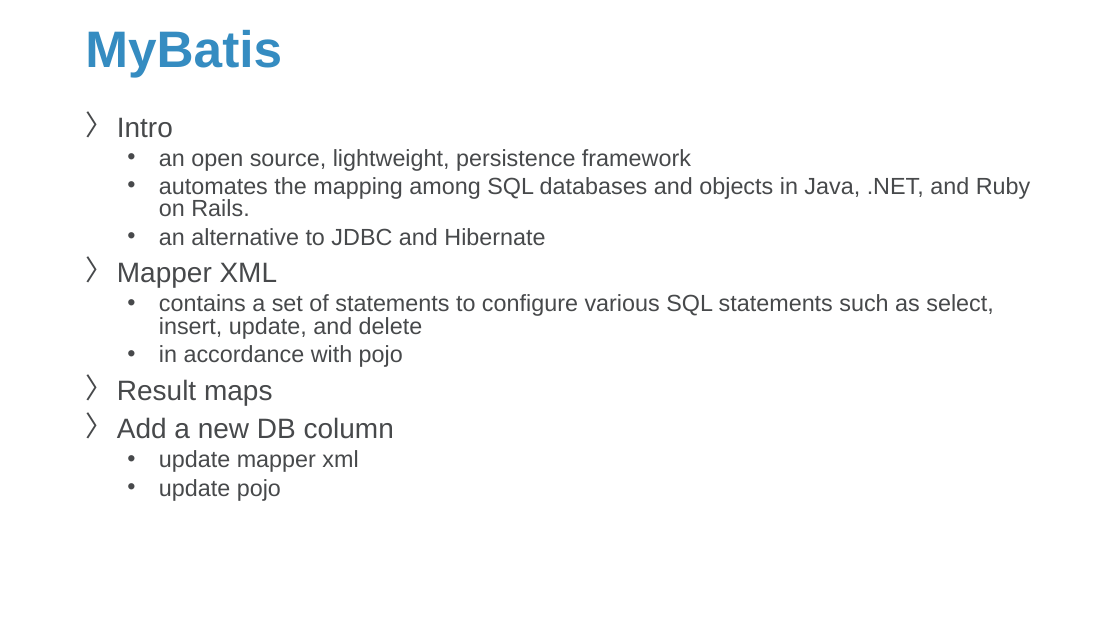
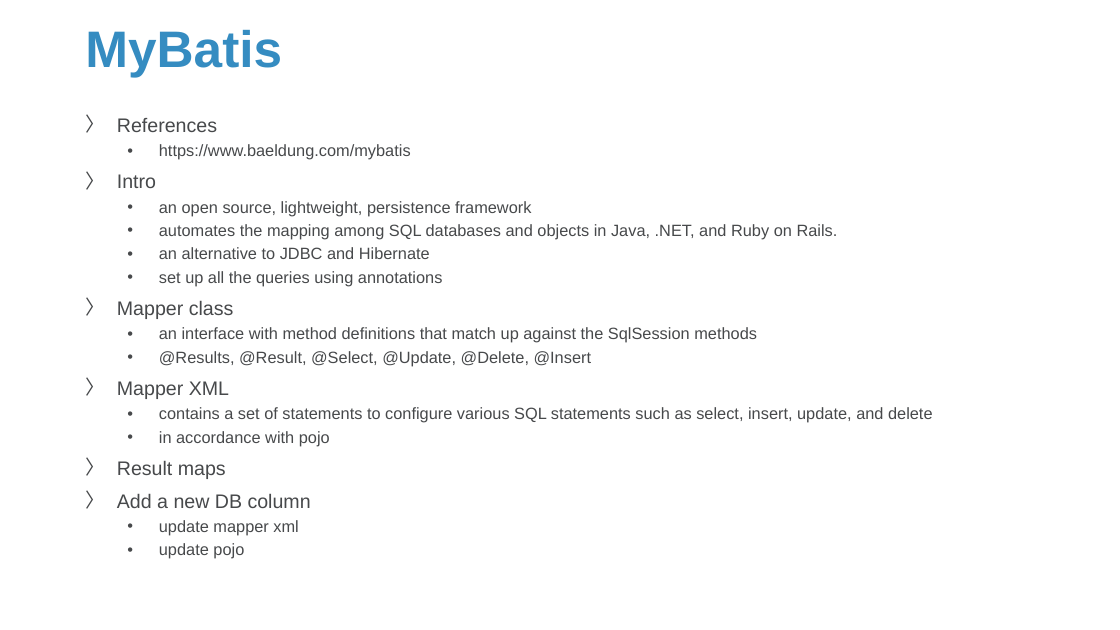
Before and after one commit to Sparks-Lu/TechNotes, a slide deck: slide 18 of Web/JavaEE.pptx (slide 16 before the commit). Drawn at 1120x630 pixels with LibreOffice and Linux fonts; fonts in the diff are those of the drawing; background and template pictures are left out. Boxes give left, top, right and bottom in pixels: in the first picture for what was removed or moved away, otherwise in the second. Text is boxed around its words. In the diff, an @@ line names an element or a change of style, - is before the commit and + after.

```diff
--- a/Web/JavaEE.pptx
+++ b/Web/JavaEE.pptx
@@ text at bbox=[117, 118, 411, 160]: paragraphs added @@
+〉 References
+  • https://www.baeldung.com/mybatis
@@ text at bbox=[117, 174, 933, 559]: size 24 to 16.8 pt in "Intro", "Mapper XML", "Result maps", "Add a new DB column"; size 20 to 14 pt in "an open source, lightweight, persistence framework", "automates the mapping among SQL databases and ...", "an alternative to JDBC and Hibernate", "contains a set of statements to configure ..." and 3 more places; line spacing 0.8 to 0.9 @@
@@ text at bbox=[117, 271, 757, 366]: paragraphs added @@
+  • set up all the queries using annotations
+〉 Mapper class
+  • an interface with method definitions that match up against the SqlSession methods
+  • @Results, @Result, @Select, @Update, @Delete, @Insert
```
Also in this commit, not shown: 2 other slides changed, 5 slides added, 8 other files.
